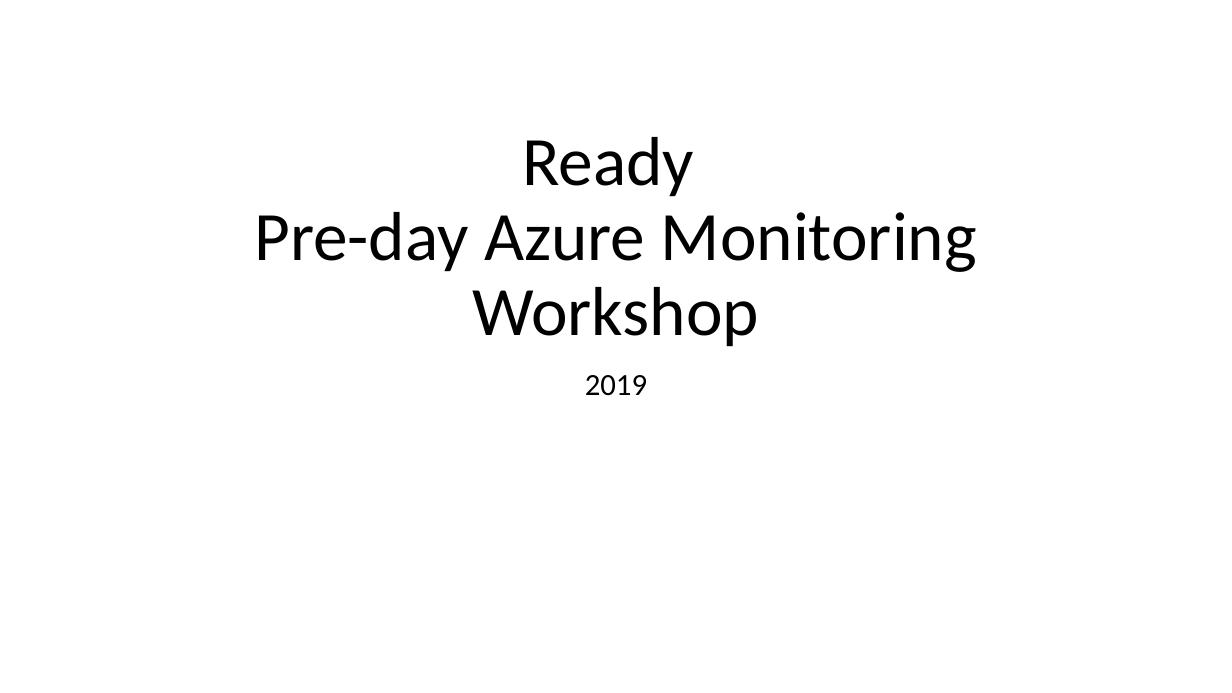
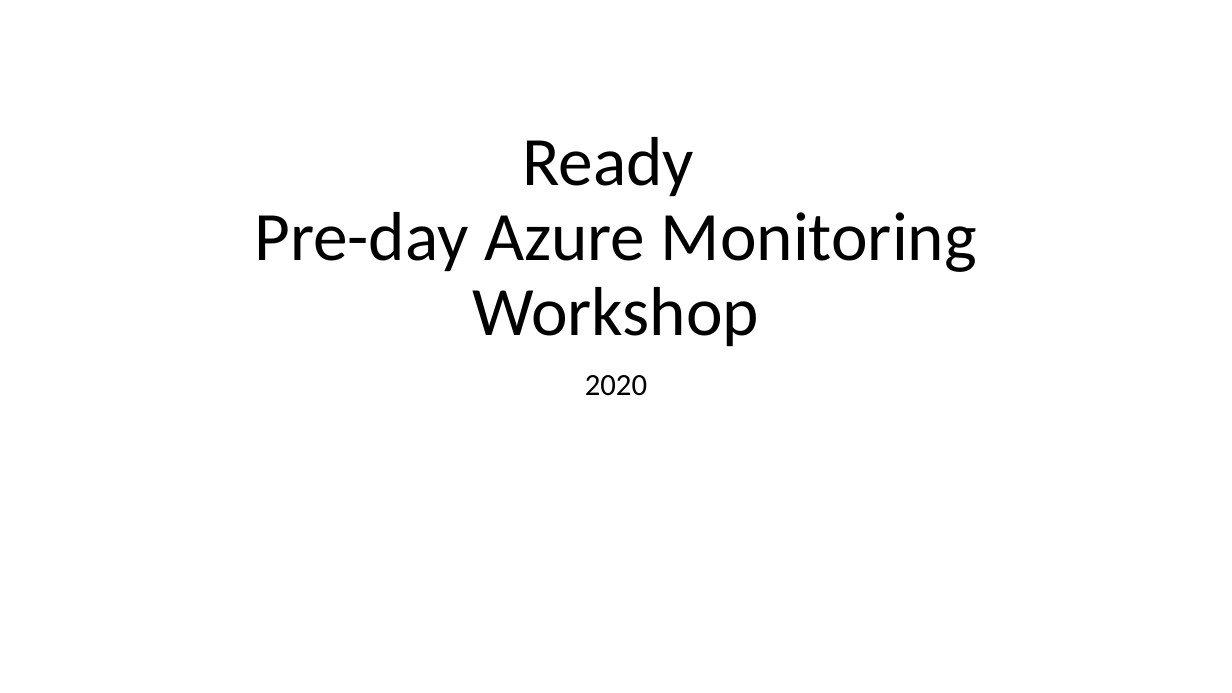
Before and after one commit to rkuehfus/pre-ready-2019-H1, a slide deck: slide 1 of Student/Guides/Challenges.pptx. Drawn at 1232x693 pixels with LibreOffice and Linux fonts; fonts in the diff are those of the drawing. Boxes give left, top, right and bottom in pixels: in the first picture for what was removed or moved away, otherwise in the second. Text is boxed around its words. In the diff, an @@ line names an element or a change of style, - is before the commit and + after.

```diff
--- a/Student/Guides/Challenges.pptx
+++ b/Student/Guides/Challenges.pptx
@@ subtitle at box(585, 375, 647, 396): text changed @@
-2019
+2020
```
Also in this commit, not shown: 3 other slides changed, 1 slide added.
